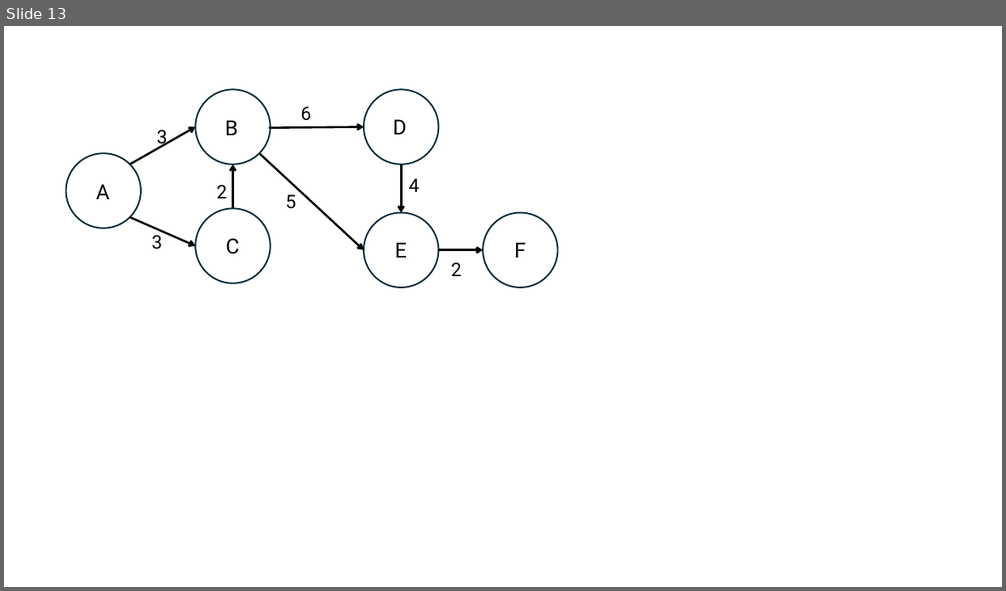
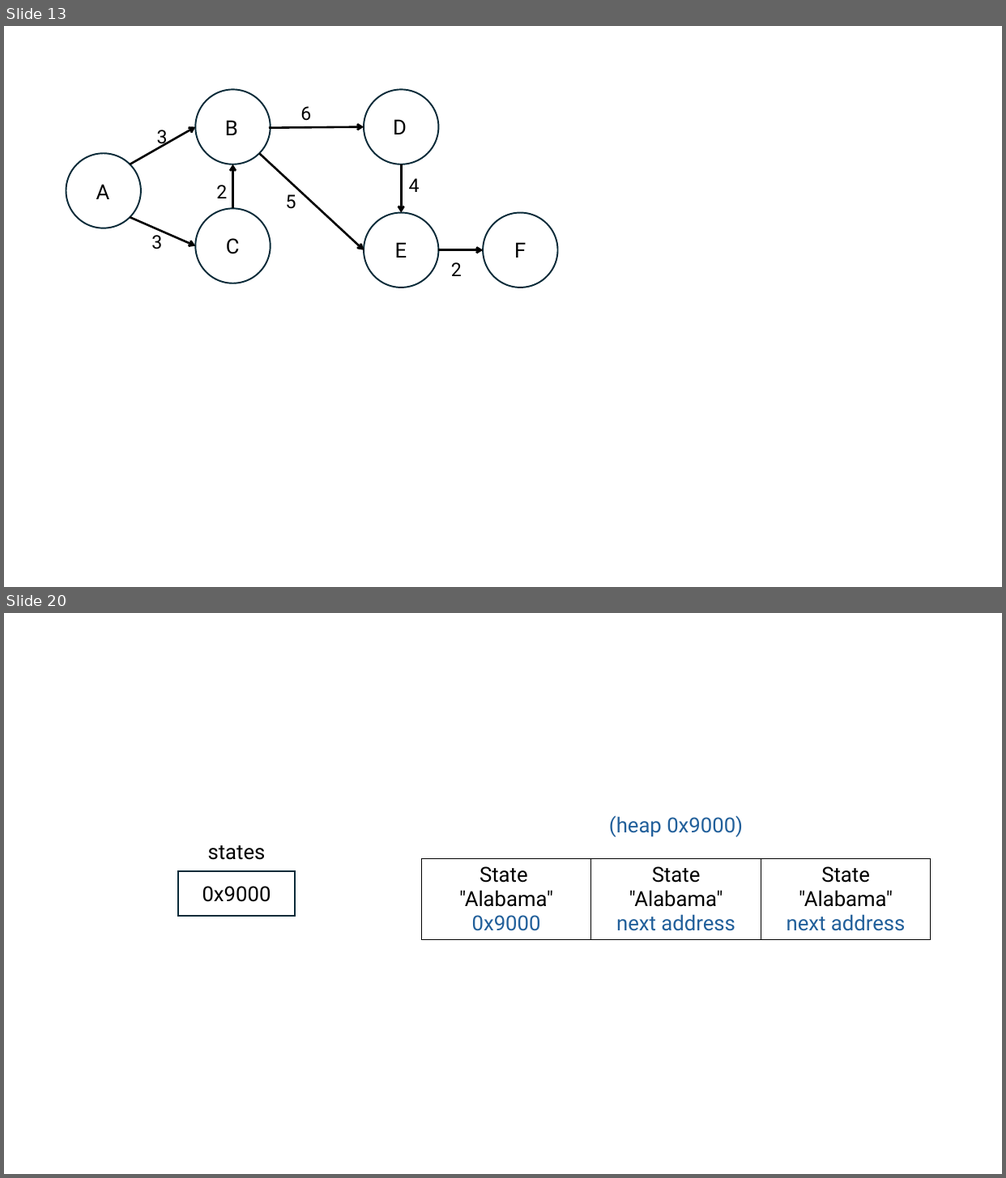
Before and after one commit to lzhang404/lzhang404.github.io, a slide deck: _static/images/concurrency/Presentation1.pptx. Shown one above the other, each under a label of ours: slide 13 before the commit, slides 13 and 20 after it; the slides between them are not shown. The pictures are 1006x591 and 1006x1178 pixels, drawn with LibreOffice and Linux fonts; fonts in the diff are those of the drawing. Boxes give left, top, right and bottom in pixels: in the first picture for what was removed or moved away, otherwise in the second. Text is boxed around its words. In the diff, an @@ line names an element or a change of style, - is before the commit and + after.

```diff
--- a/_static/images/concurrency/Presentation1.pptx
+++ b/_static/images/concurrency/Presentation1.pptx
@@ slide 20 added at bbox=[4, 613, 1002, 1174], background #FFFFFF @@
@@ text added at bbox=[609, 815, 743, 837], 20 pt, text #215F9A @@
+(heap 0x9000)
@@ text added at bbox=[208, 845, 266, 860], 20 pt, text #000000 @@
+states
@@ rectangle added at bbox=[178, 871, 296, 915], outline #092A39 1.5 pt, 20 pt, text #000000 @@
+0x9000
@@ table added at bbox=[422, 859, 931, 942], 1 rows, 3 columns @@
+State / "Alabama" / 0x9000 | State / "Alabama" / next address | State / "Alabama" / next address
```
Also in this commit, not shown: 6 other slides added, 58 other files.
